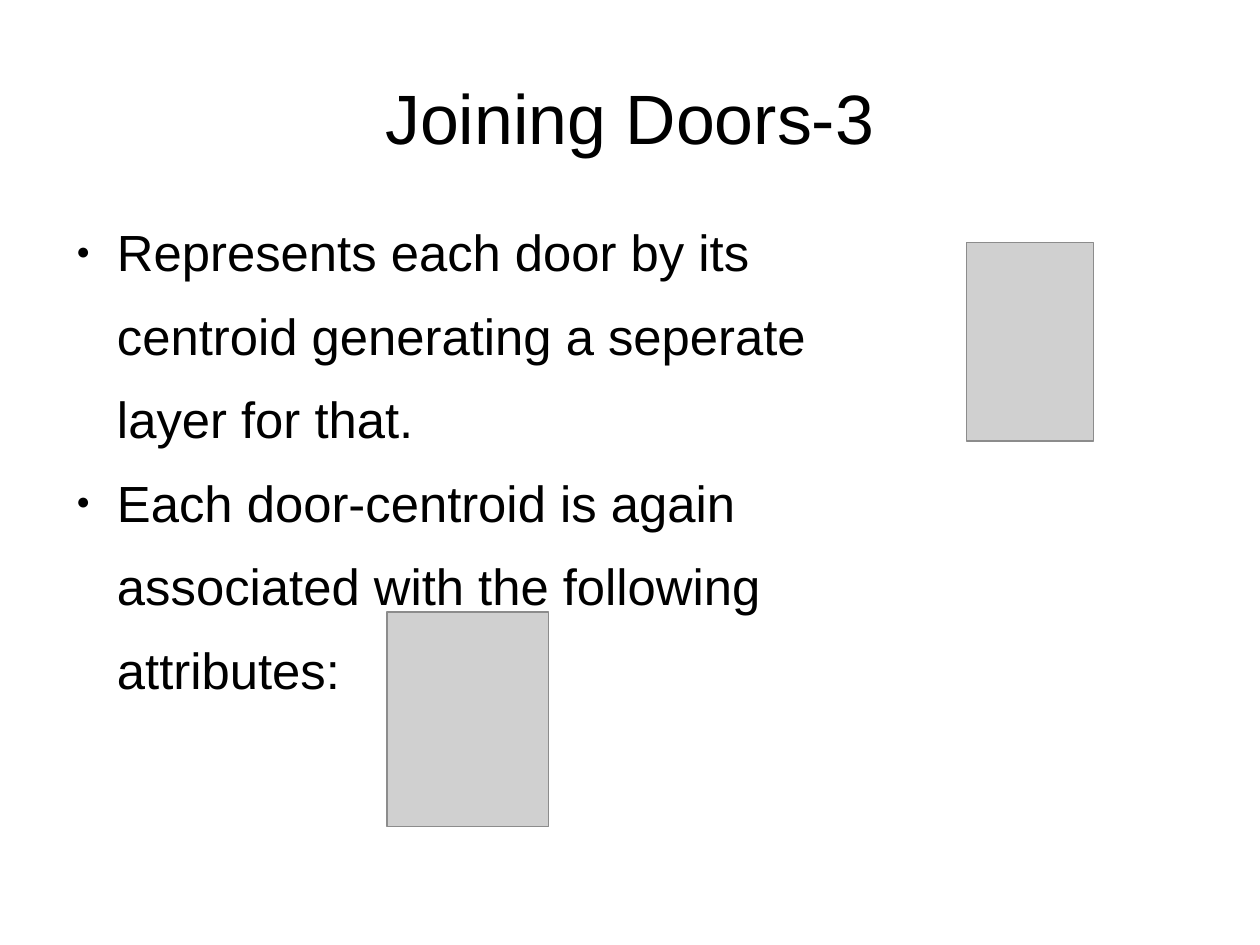
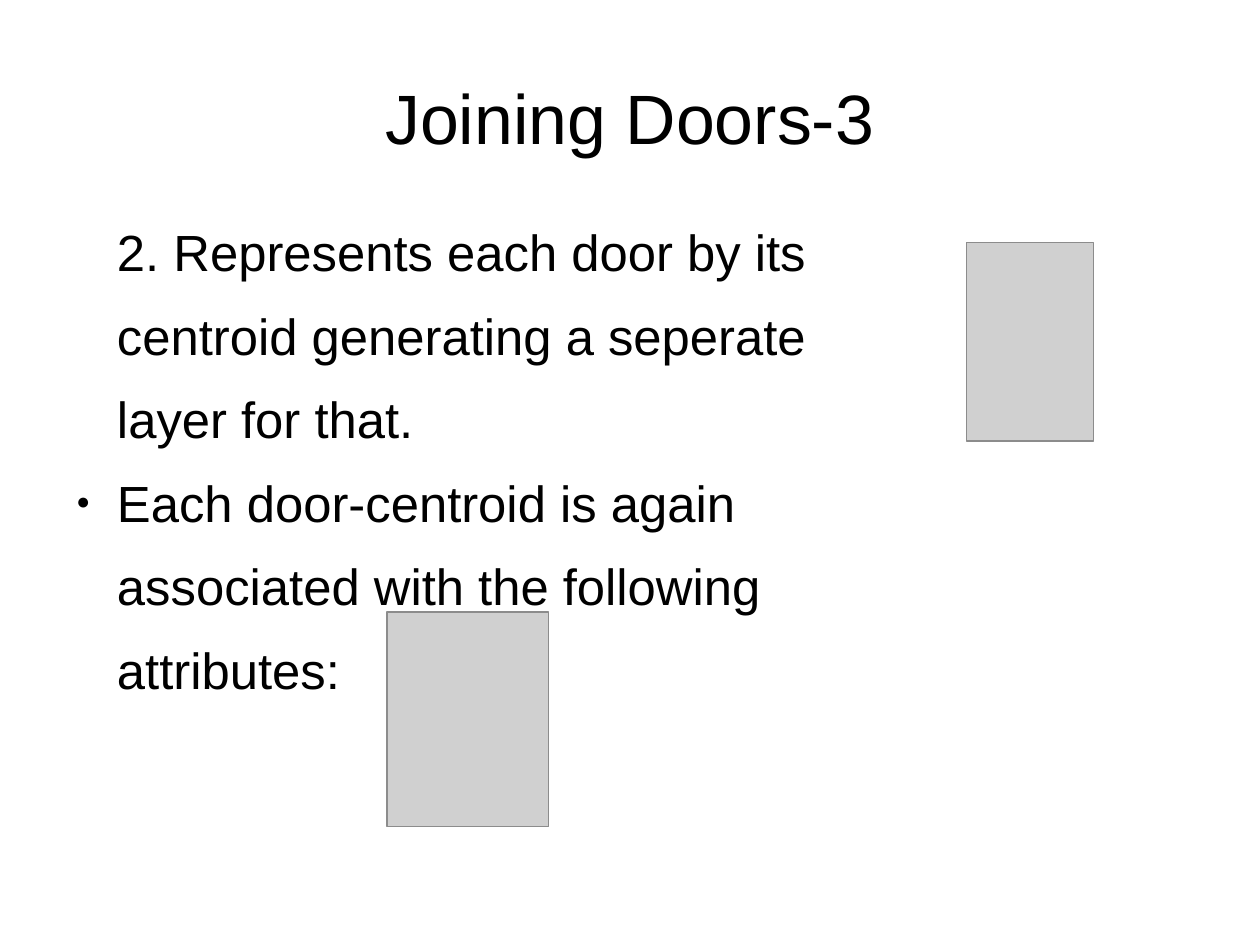
Before and after one commit to AdityaCheruvu/Indoor-GIS, a slide deck: slide 5 of Documentation/Presentation2.odp. Drawn at 1260x945 pixels with LibreOffice and Linux fonts; fonts in the diff are those of the drawing; grey boxes stand for pictures. Boxes give left, top, right and bottom in pixels: in the first picture for what was removed or moved away, otherwise in the second. Text is boxed around its words. In the diff, an @@ line names an element or a change of style, - is before the commit and + after.

```diff
--- a/Documentation/Presentation2.odp
+++ b/Documentation/Presentation2.odp
@@ text at bbox=[117, 234, 806, 282]: text changed @@
-● Represents each door by its
+2. Represents each door by its
```
Also in this commit, not shown: 7 other slides changed, 1 other file.
